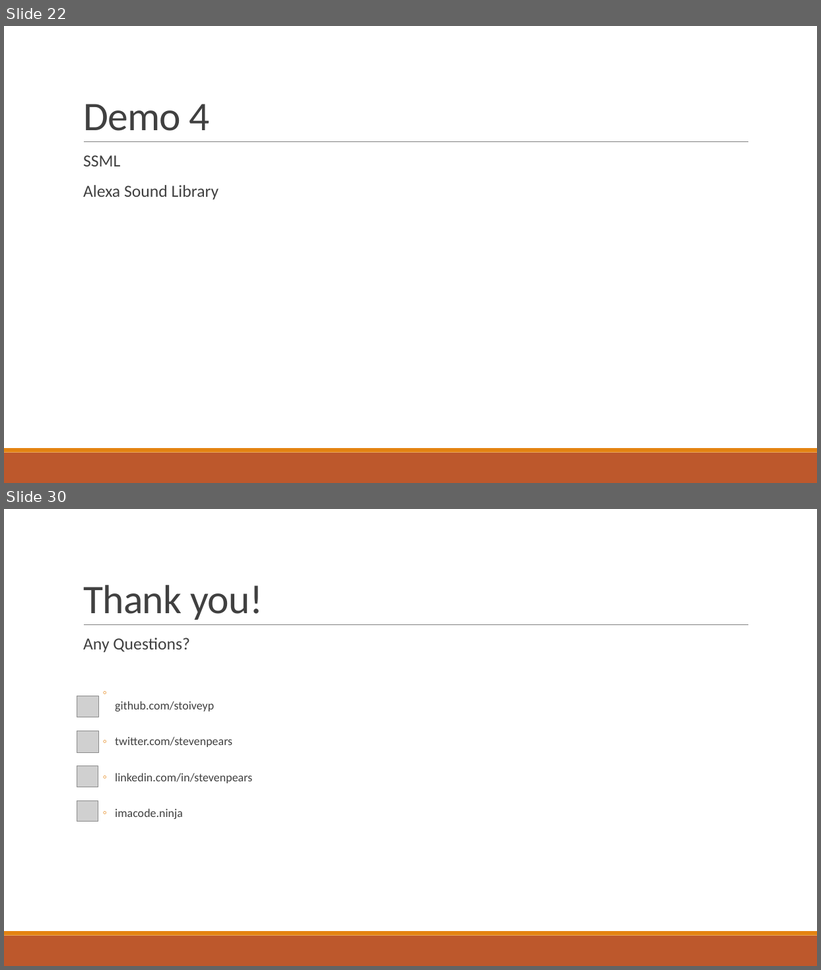
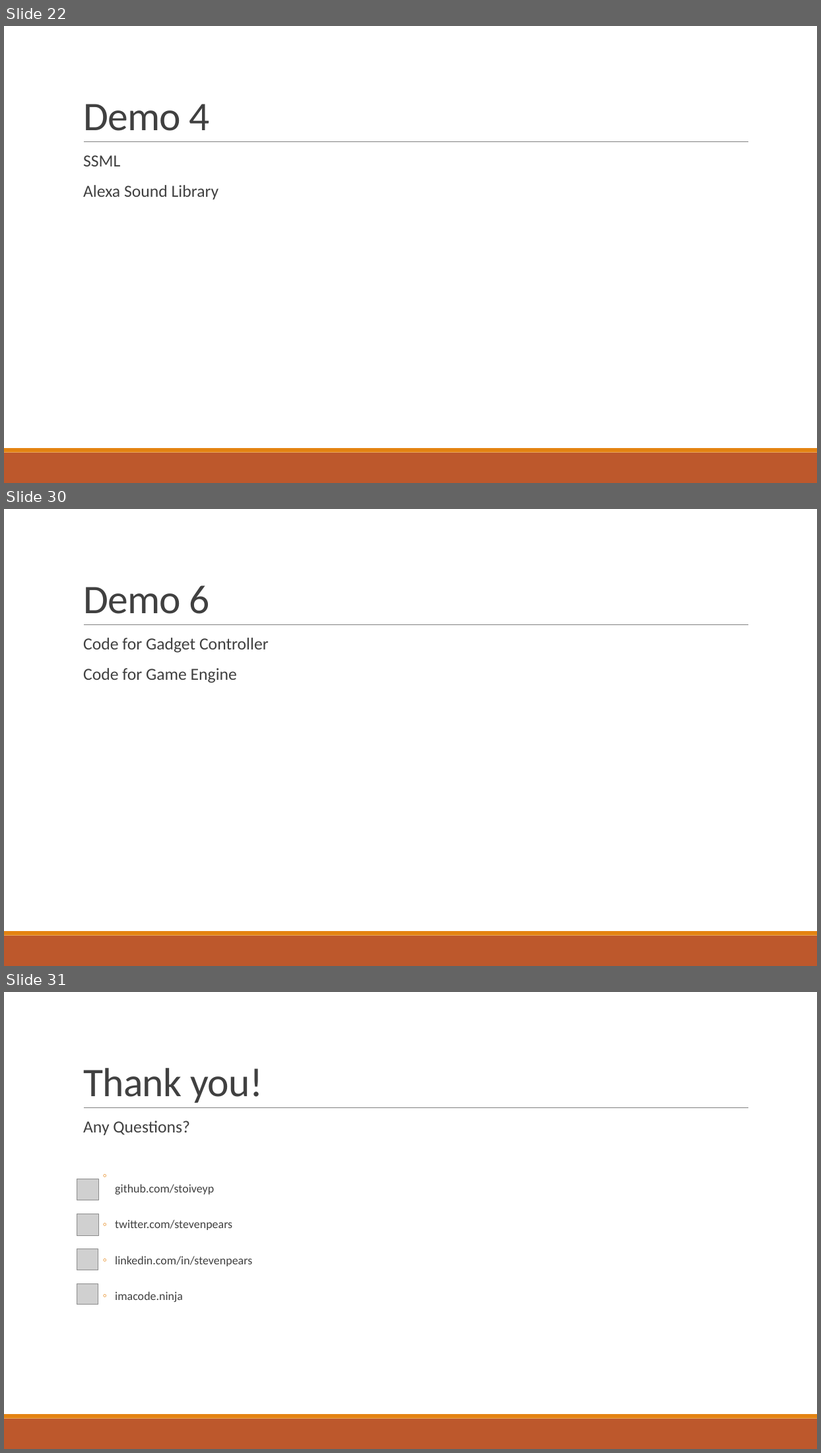
Before and after one commit to stoiveyp/DDDWales2018, a slide deck: Presentation/VoiceAndMore.pptx. Shown one above the other, each under a label of ours: slides 22 and 30 before the commit, slides 22, 30 and 31 after it; the slides between them are not shown. The pictures are 821x970 and 821x1453 pixels, drawn with LibreOffice and Linux fonts; fonts in the diff are those of the drawing; grey boxes stand for pictures. Boxes give left, top, right and bottom in pixels: in the first picture for what was removed or moved away, otherwise in the second. Text is boxed around its words. In the diff, an @@ line names an element or a change of style, - is before the commit and + after.

Commit message:
Add gadget diagrams and slides

```diff
--- a/Presentation/VoiceAndMore.pptx
+++ b/Presentation/VoiceAndMore.pptx
@@ slide 30 added at [4, 509, 817, 966], background #FFFFFF; not listed: 3 template elements that a slide beside it also shows @@
@@ title added at [83, 586, 210, 614], 48 pt, text #404040 @@
+Demo 6
@@ text added at [83, 638, 269, 683], 20 pt, text #404040 @@
+  Code for Gadget Controller
+  Code for Game Engine
@@ what was slide 30 is now slide 31 @@
```
Also in this commit, not shown: 6 slides changed, 1 other slide added, 1 slide removed.
